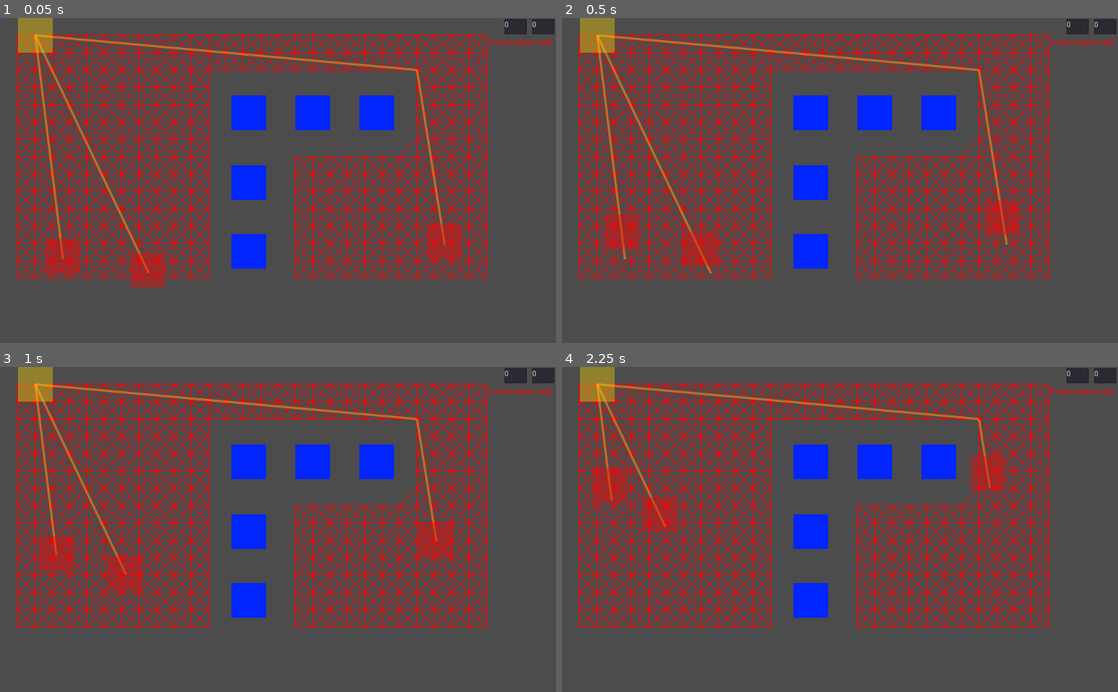
Above: before the commit, frames 1-4 (two rows, left to right).
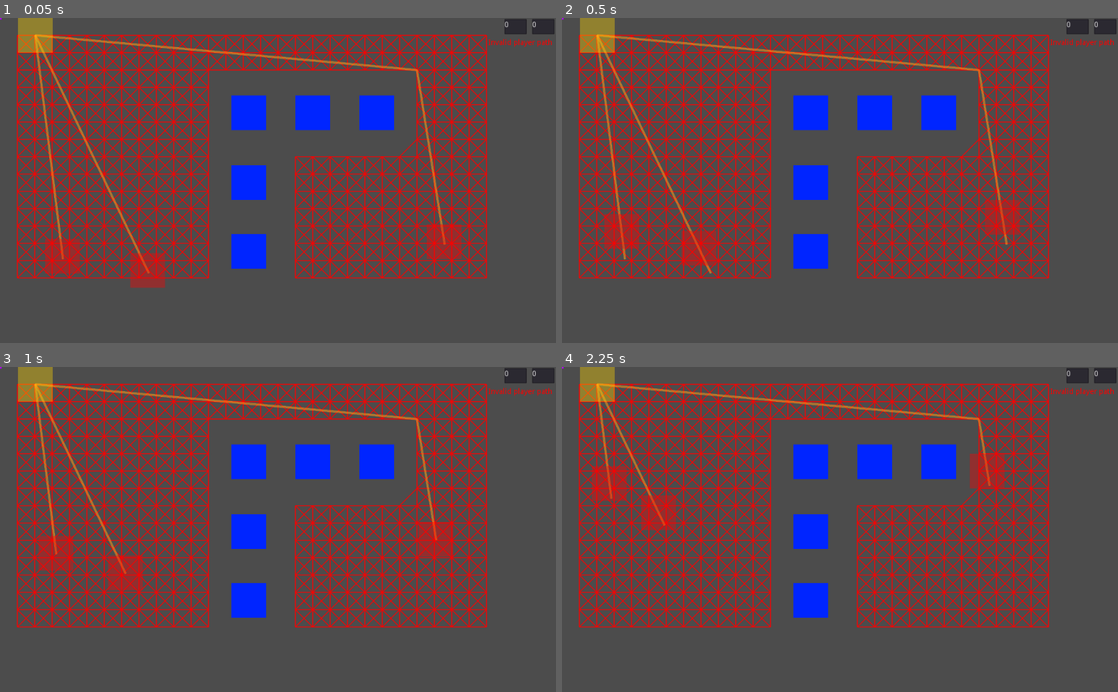
Above: after the commit, the same moments.

Repository: lgerrets/proto-godot-path
Game: Godot game, scene res://scenes/Lobby.tscn
Same seed, same stepped clock (60 frames per second), same inputs: the game is played once before the commit and once after it.
Inputs (mouse positions are in pixels of both pictures, inside the frame that each line leads up to):
- Up to frame 1 (0.05 s): no input
- Up to frame 2 (0.5 s): no input
- Up to frame 3 (1 s): click (278, 529) at 0.5 s
- Up to frame 4 (2.25 s): click (840, 529) at 1.25 s; click (840, 529) at 2 s

Frame 1 is identical in both runs. In frame 2, less than 0.1% of the frame differs, in the area x 7-83%, y 55-77%; in frame 3, less than 0.1%; in frame 4, 0.3%, in the area x 5-80%, y 11-51%.

Commit message:
[enh] Switch to move_and_slide

Diff:
--- a/scenes/shared/Collisions.gd
+++ b/scenes/shared/Collisions.gd
@@ -40,11 +40,13 @@
 	var d_pos = velocity * delta
 	d_pos = d_pos.clamped(5) # fixes bodies clipping into one another or getting ejected
 	check_collision_clip(node, nearby_characters)
-	var collision_infos = body.move_and_collide(d_pos, true, true, true)
+#	var collision_infos = body.move_and_collide(d_pos, true, true, true)
+#	if (collision_infos == null) or (collision_infos.get_travel().length() > 1):
+#		collision_infos = body.move_and_collide(d_pos, true, true, false)
+#		check_collision_clip(node, nearby_characters)
+	d_pos = body.move_and_slide(d_pos)
+	body.position += d_pos
 	check_collision_clip(node, nearby_characters)
-	if (collision_infos == null) or (collision_infos.get_travel().length() > 1):
-		collision_infos = body.move_and_collide(d_pos, true, true, false)
-		check_collision_clip(node, nearby_characters)
 
 func check_collision_clip(node : Character, nearby_characters : Array):
 	if Global.DEBUG:
